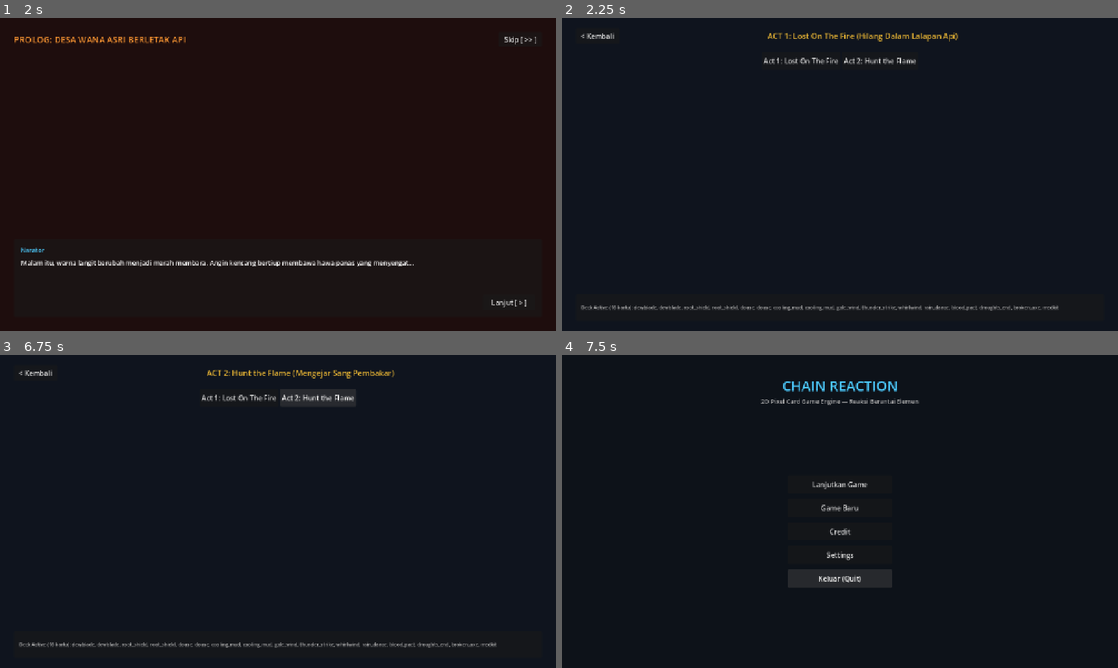
Above: before the commit, frames 1-4 (two rows, left to right).
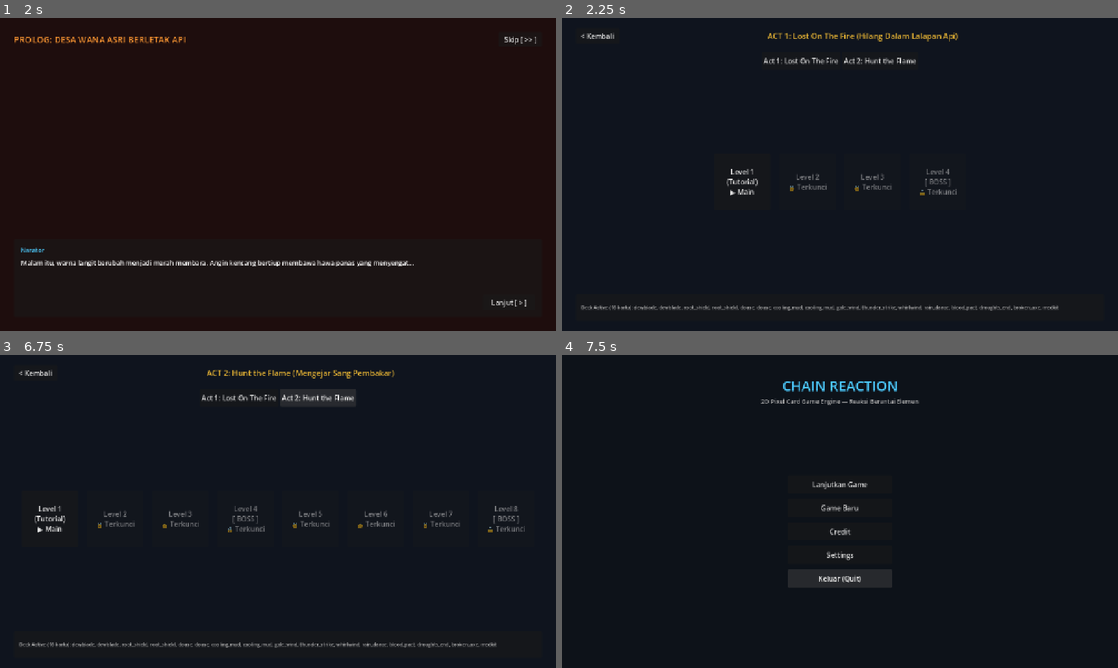
Above: after the commit, the same moments.

Repository: Madboksu/Geni
Game: Godot game, scene res://scenes/main_menu/main_menu.tscn
Two runs of this game, one before a commit and one after it. Both use one fixed random seed, a clock stepped at 60 frames per second and the inputs below.
Inputs:
- Up to frame 1 (2 s): click "Lanjutkan Game" at 0.5 s; click "Game Baru" at 1.25 s
- Up to frame 2 (2.25 s): click "Skip [ >> ]" at 2 s
- Up to frame 3 (6.75 s): click "< Kembali" at 2.75 s; click "Lanjutkan Game" at 3.5 s; click "Slot 1: Kosong" at 4.25 s; click "Skip [ >> ]" at 5 s; click "Act 1: Lost On The Fire" at 5.75 s; click "Act 2: Hunt the Flame" at 6.5 s
- Up to frame 4 (7.5 s): click "< Kembali" at 7.25 s

Frame 1 is identical in both runs. In frame 2, 0.5% of the frame differs, in the area x 29-71%, y 48-57%; in frame 3, 1.0%, in the area x 6-95%, y 48-57%; in frame 4, nothing differs.

Commit message:
fix: bug flow game

Diff:
--- a/project.godot
+++ b/project.godot
@@ -10,7 +10,7 @@
 
 [application]
 
-config/name="Chain Reaction"
+config/name="GENI"
 run/main_scene="res://scenes/main_menu/main_menu.tscn"
 config/features=PackedStringArray("4.7", "GL Compatibility")
 config/icon="res://icon.svg"
--- a/scenes/level_select/level_select.gd
+++ b/scenes/level_select/level_select.gd
@@ -39,24 +39,28 @@
 
 	for i in range(1, max_levels + 1):
 		var btn = Button.new()
-		btn.custom_minimum_size = Vector2(100, 100)
+		btn.custom_minimum_size = Vector2(130, 130)
 		var is_unlocked = (i <= max_unlocked)
 		var level_num = i
 
+		var title_text = ""
 		if selected_act == 1 and level_num == 4:
-			btn.text = "Level %d\n[ BOSS ]" % level_num
+			title_text = "Level %d\n[ BOSS ]" % level_num
 		elif selected_act == 2 and (level_num == 4 or level_num == 8):
-			btn.text = "Level %d\n[ BOSS ]" % level_num
+			title_text = "Level %d\n[ BOSS ]" % level_num
 		elif level_num == 1:
-			btn.text = "Level %d\n(Tutorial)" % level_num
+			title_text = "Level %d\n(Tutorial)" % level_num
 		else:
-			btn.text = "Level %d" % level_num
+			title_text = "Level %d" % level_num
 
 		if not is_unlocked:
 			btn.disabled = true
-			btn.text += "\n[ Terkunci ]"
+			btn.text = title_text + "\n🔒 Terkunci"
+		else:
+			btn.disabled = false
+			btn.text = title_text + "\n▶ Main"
+			btn.pressed.connect(_start_level.bind(level_num))
 
-		btn.pressed.connect(func(): _start_level(level_num))
 		container_levels.add_child(btn)
 
 func _start_level(level_num: int) -> void:
--- a/scenes/level_select/level_select.tscn
+++ b/scenes/level_select/level_select.tscn
@@ -70,19 +70,22 @@
 layout_mode = 2
 text = "Act 2: Hunt the Flame"
 
-[node name="CenterLevels" type="CenterContainer" parent="Margin/VBox"]
+[node name="ScrollLevels" type="ScrollContainer" parent="Margin/VBox"]
+unique_name_in_owner = true
 layout_mode = 2
 size_flags_vertical = 3
-
-[node name="Scroll" type="ScrollContainer" parent="Margin/VBox/CenterLevels"]
-layout_mode = 2
 horizontal_scroll_mode = 1
 vertical_scroll_mode = 0
 
-[node name="ContainerLevels" type="HBoxContainer" parent="Margin/VBox/CenterLevels/Scroll"]
+[node name="CenterWrapper" type="CenterContainer" parent="Margin/VBox/ScrollLevels"]
+layout_mode = 2
+size_flags_horizontal = 3
+size_flags_vertical = 3
+
+[node name="ContainerLevels" type="HBoxContainer" parent="Margin/VBox/ScrollLevels/CenterWrapper"]
 unique_name_in_owner = true
 layout_mode = 2
-theme_override_constants/separation = 16
+theme_override_constants/separation = 20
 alignment = 1
 
 [node name="DeckPanel" type="PanelContainer" parent="Margin/VBox"]
--- a/scripts/autoload/game_manager.gd
+++ b/scripts/autoload/game_manager.gd
@@ -48,5 +48,8 @@
 	elif current_act == 2:
 		act2_max_level_unlocked = max(act2_max_level_unlocked, current_level + 1)
 
+	if StoryData.active_save_slot > 0:
+		SaveManager.save_game(StoryData.active_save_slot)
+
 func load_scene(scene_path: String) -> void:
 	get_tree().change_scene_to_file(scene_path)
